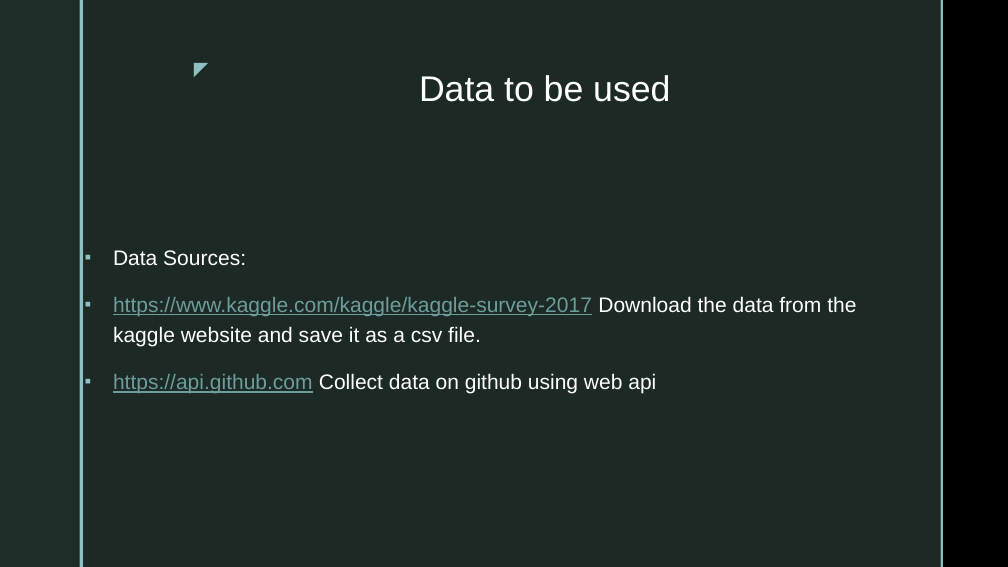
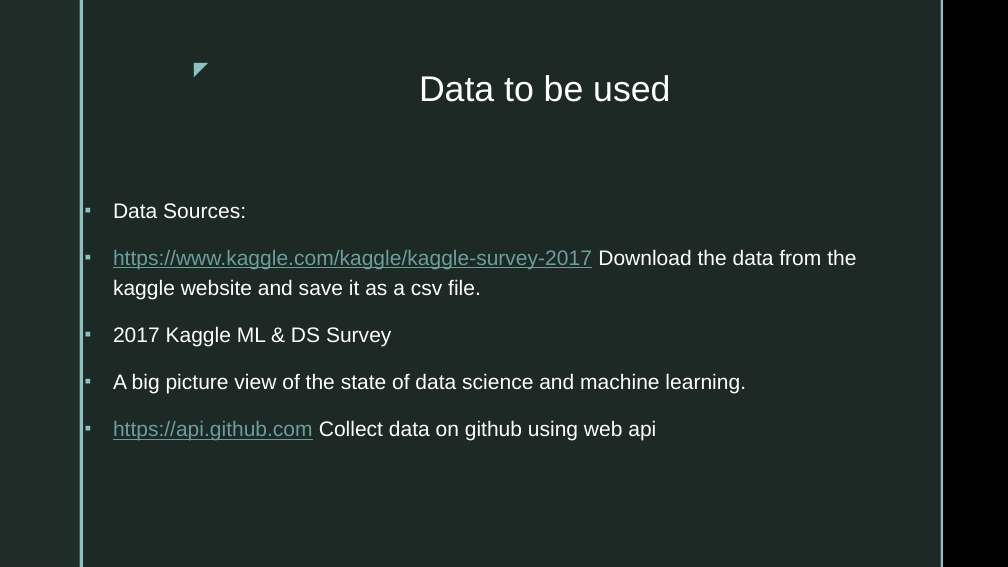
Before and after one commit to Tsun1/DAV-540, a slide deck: slide 4 of PYTHON FINAL PPT1.pptx. Drawn at 1008x567 pixels with LibreOffice and Linux fonts; fonts in the diff are those of the drawing; background and template pictures are left out. Boxes give left, top, right and bottom in pixels: in the first picture for what was removed or moved away, otherwise in the second. Text is boxed around its words. In the diff, an @@ line names an element or a change of style, - is before the commit and + after.

```diff
--- a/PYTHON FINAL PPT1.pptx
+++ b/PYTHON FINAL PPT1.pptx
@@ text at bbox=[113, 326, 746, 394]: paragraphs added @@
+▪ 2017 Kaggle ML & DS Survey
+▪ A big picture view of the state of data science and machine learning.
```
Also in this commit, not shown: 1 slide added, 3 other files.
